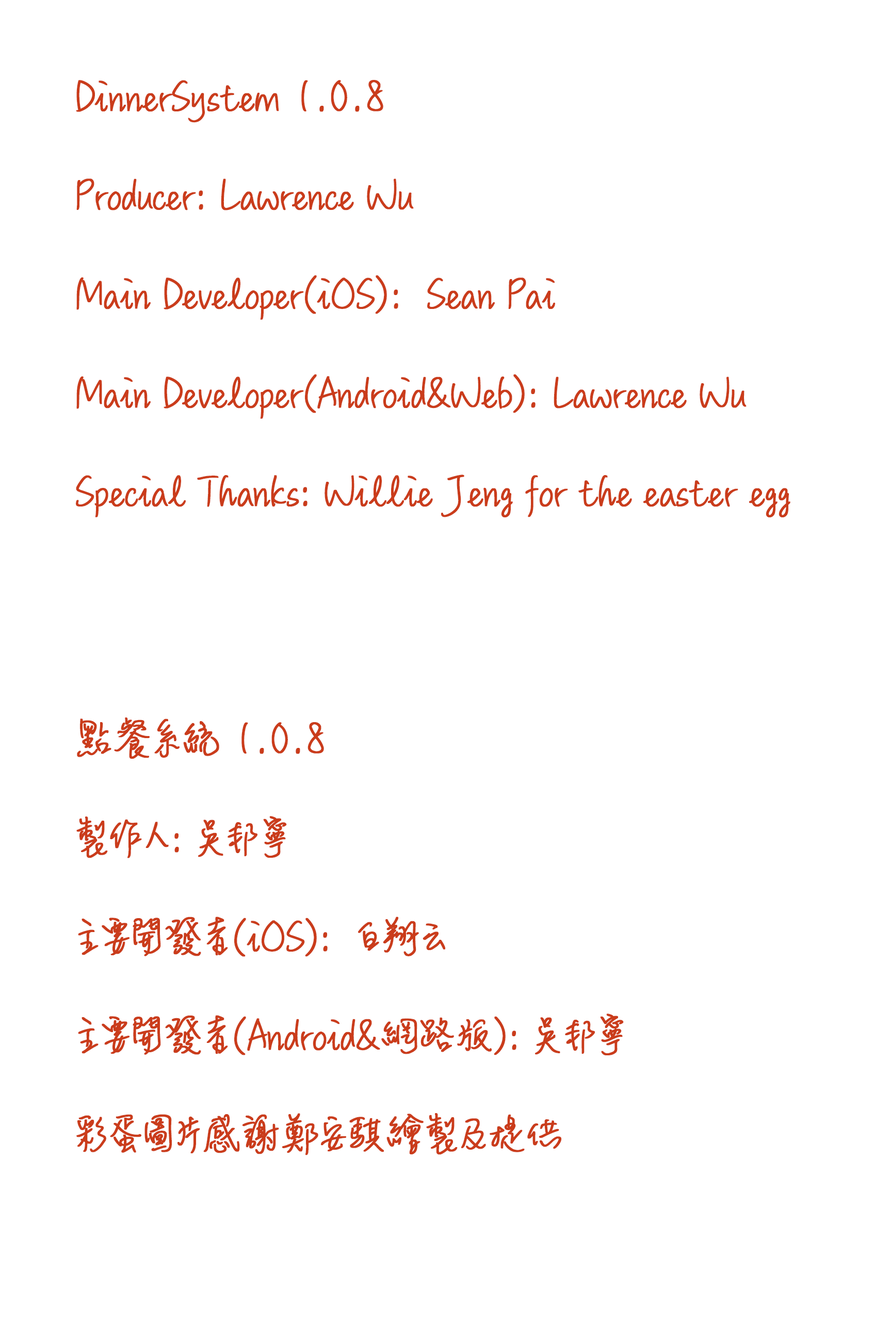
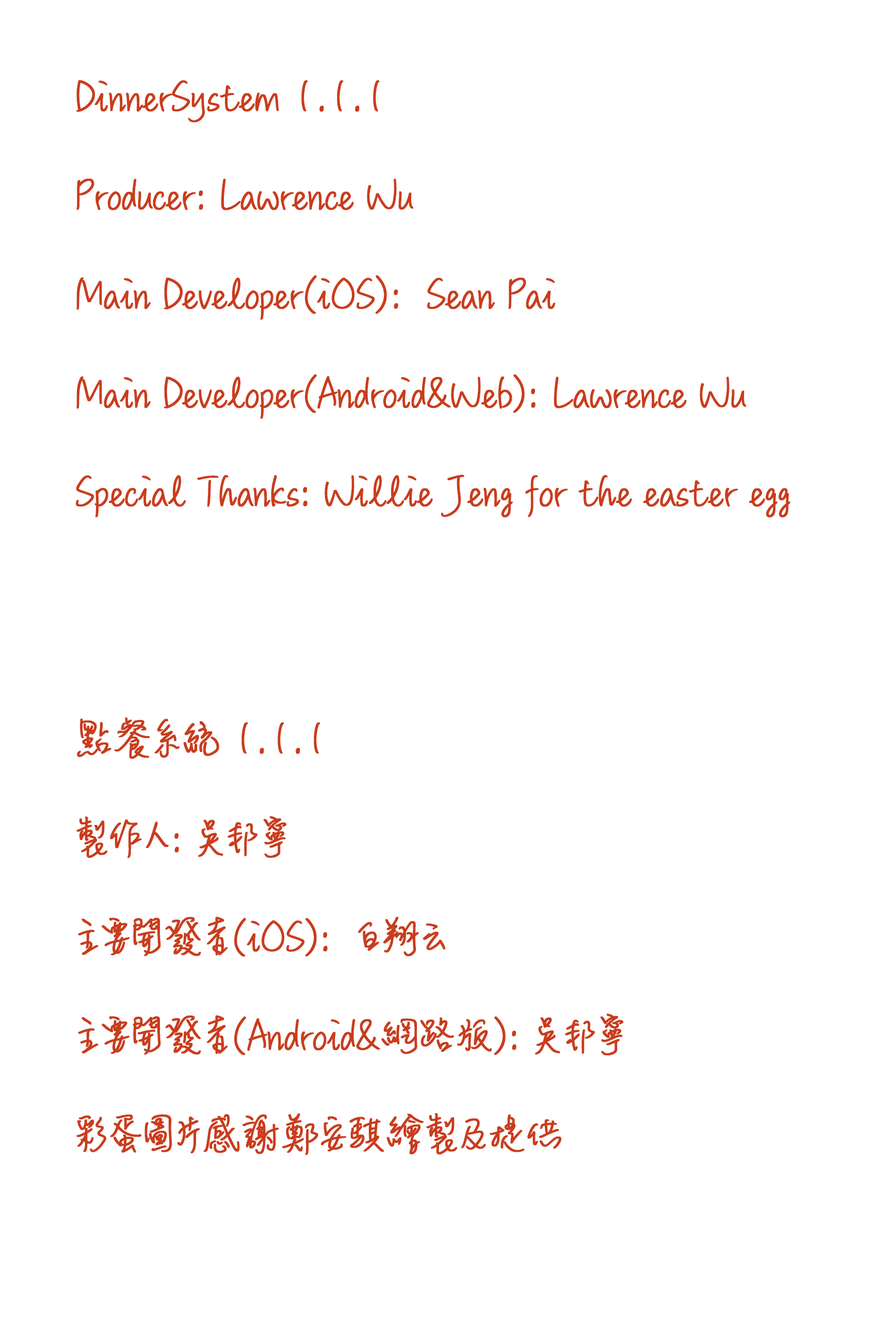
Layered file, before and after one edit (890px x 1339px). Changes by layer:
renamed "DinnerSystem 1.0.8 Producer: Lawrence Wu Main Developer(iOS):" to "DinnerSystem 1.1.1 Producer: Lawrence Wu Main Developer(iOS):", painted on it over [271,79,384,754]
